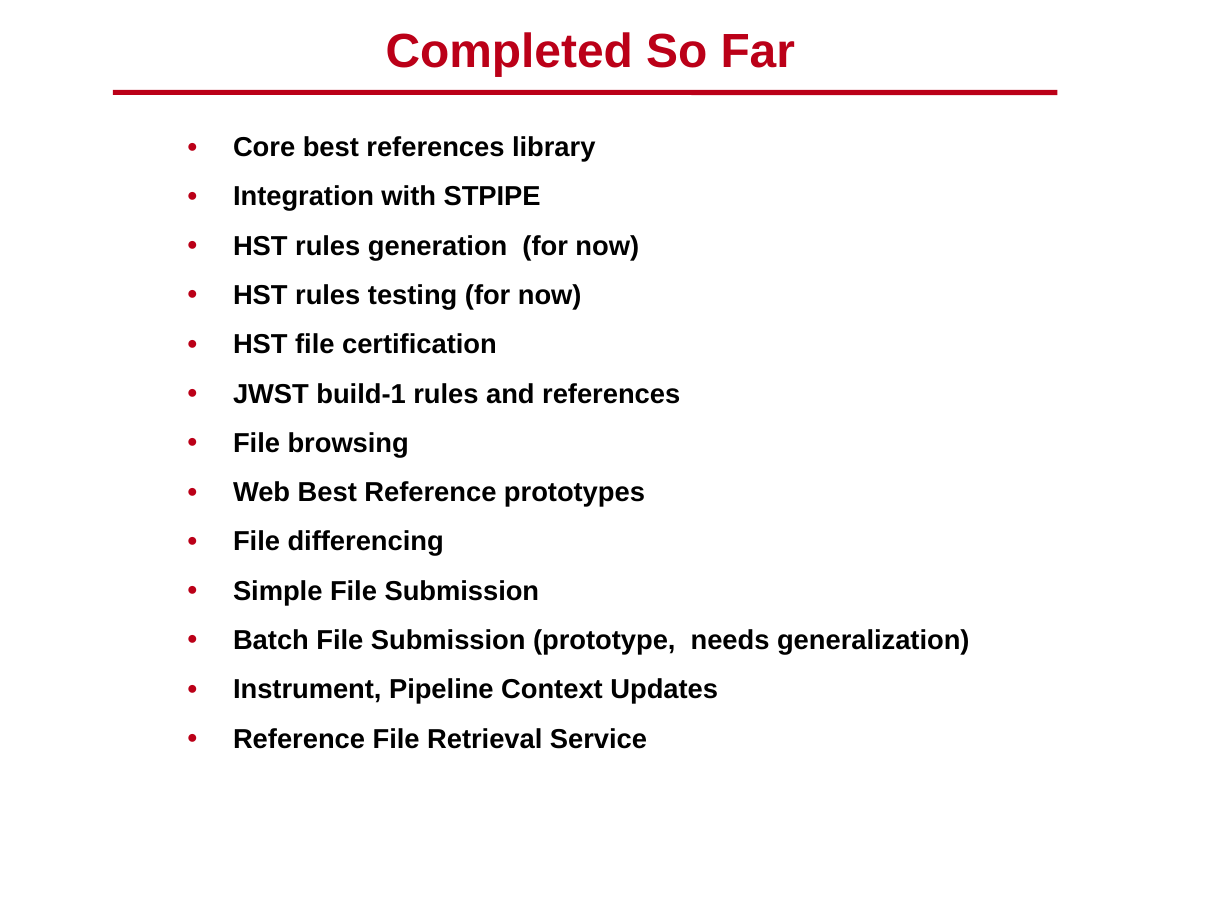
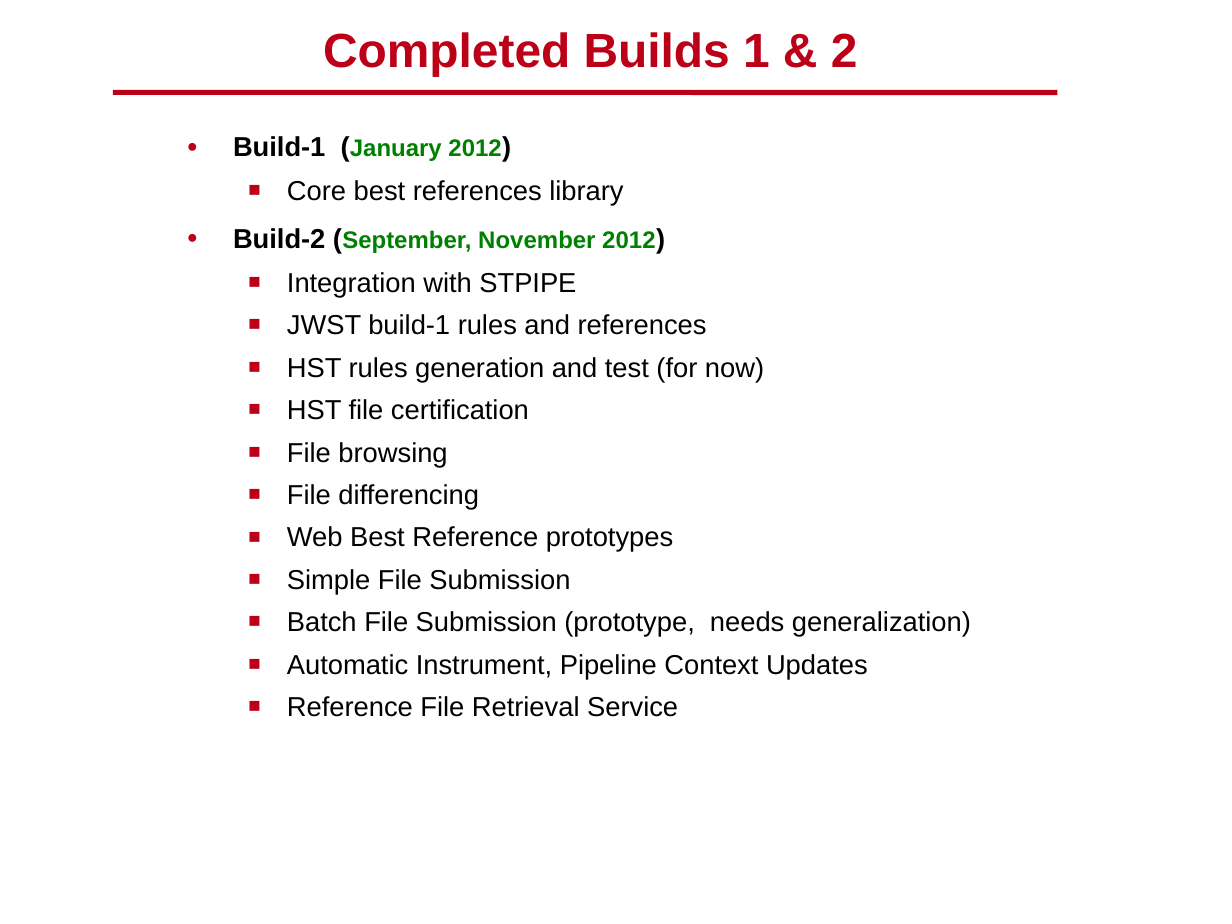
Before and after one commit to spacetelescope/crds, a slide deck: slide 41 of docs/DMS_SDR2_09_CRDS_final.pptx (slide 40 before the commit). Drawn at 1232x924 pixels with LibreOffice and Linux fonts; fonts in the diff are those of the drawing; background and template pictures are left out. Boxes give left, top, right and bottom in pixels: in the first picture for what was removed or moved away, otherwise in the second. Text is boxed around its words. In the diff, an @@ line names an element or a change of style, - is before the commit and + after.

```diff
--- a/docs/DMS_SDR2_09_CRDS_final.pptx
+++ b/docs/DMS_SDR2_09_CRDS_final.pptx
@@ title at (323, 32, 858, 76): text changed @@
-Completed So Far
+Completed Builds 1 & 2
@@ text at (233, 136, 501, 161): paragraph added @@
+● Build-1 (January 2012)
@@ text at (287, 180, 971, 717): bold off in "Core best references library", "Integration with STPIPE", "HST file certification", "File browsing" and 4 more places; bullet ● to ■; list level 1 to 2 in "Core best references library"; list level 1 to 2 in "Integration with STPIPE"; list level 1 to 2 in "HST file certification"; list level 1 to 2 in "File browsing"; list level 1 to 2 in "Web Best Reference prototypes"; list level 1 to 2 in "Simple File Submission"; list level 1 to 2 in "Batch File Submission (prototype, needs ..."; list level 1 to 2 in "Reference File Retrieval Service" @@
@@ text at (233, 228, 655, 253): paragraph added @@
+● Build-2 (September, November 2012)
@@ text at (287, 314, 764, 382): text changed; bold off @@
-● HST rules generation (for now)
-● HST rules testing (for now)
+  ■ JWST build-1 rules and references
+  ■ HST rules generation and test (for now)
@@ text at (233, 383, 680, 404): paragraph removed @@
-● JWST build-1 rules and references
@@ text at (287, 484, 479, 510): paragraph added @@
+  ■ File differencing
@@ text at (233, 530, 444, 556): paragraph removed @@
-● File differencing
@@ text at (287, 654, 868, 679): text changed; bold off @@
-● Instrument, Pipeline Context Updates
+  ■ Automatic Instrument, Pipeline Context Updates
```
Also in this commit, not shown: 10 other slides changed, 6 slides added, 5 slides removed.
